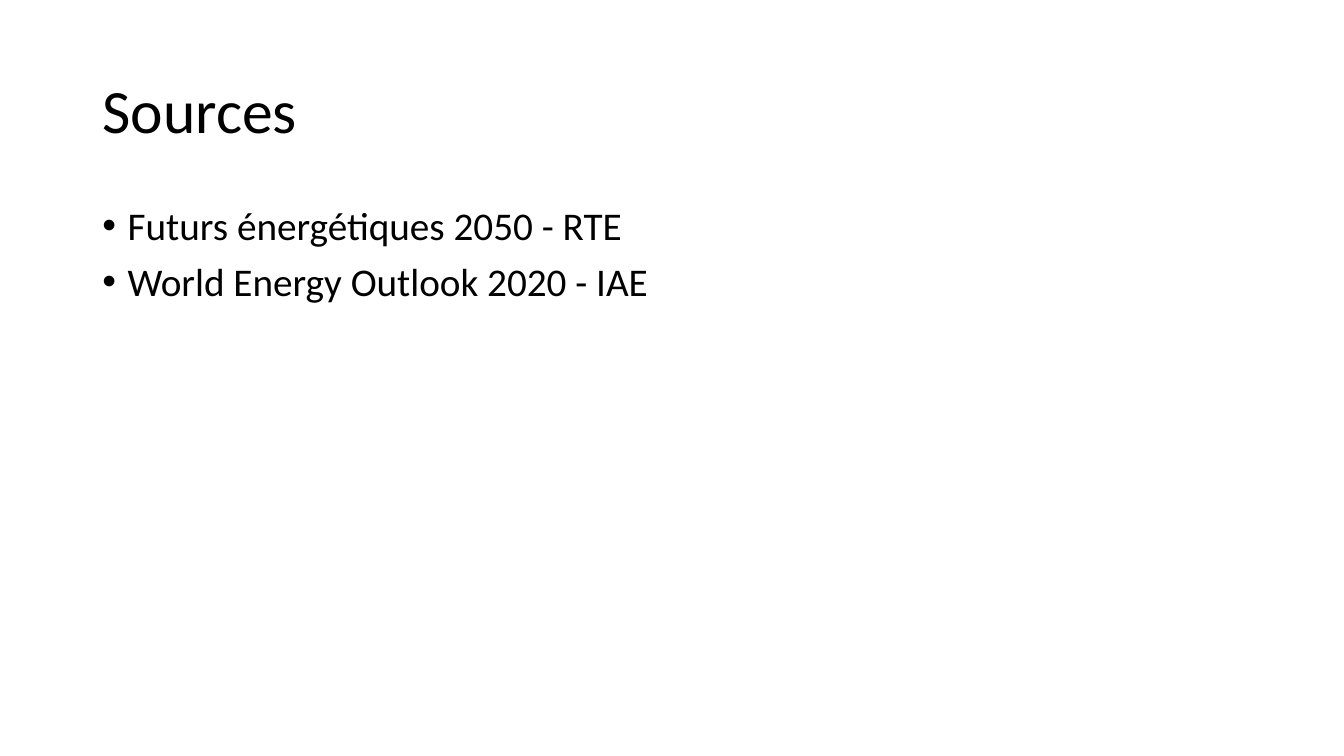
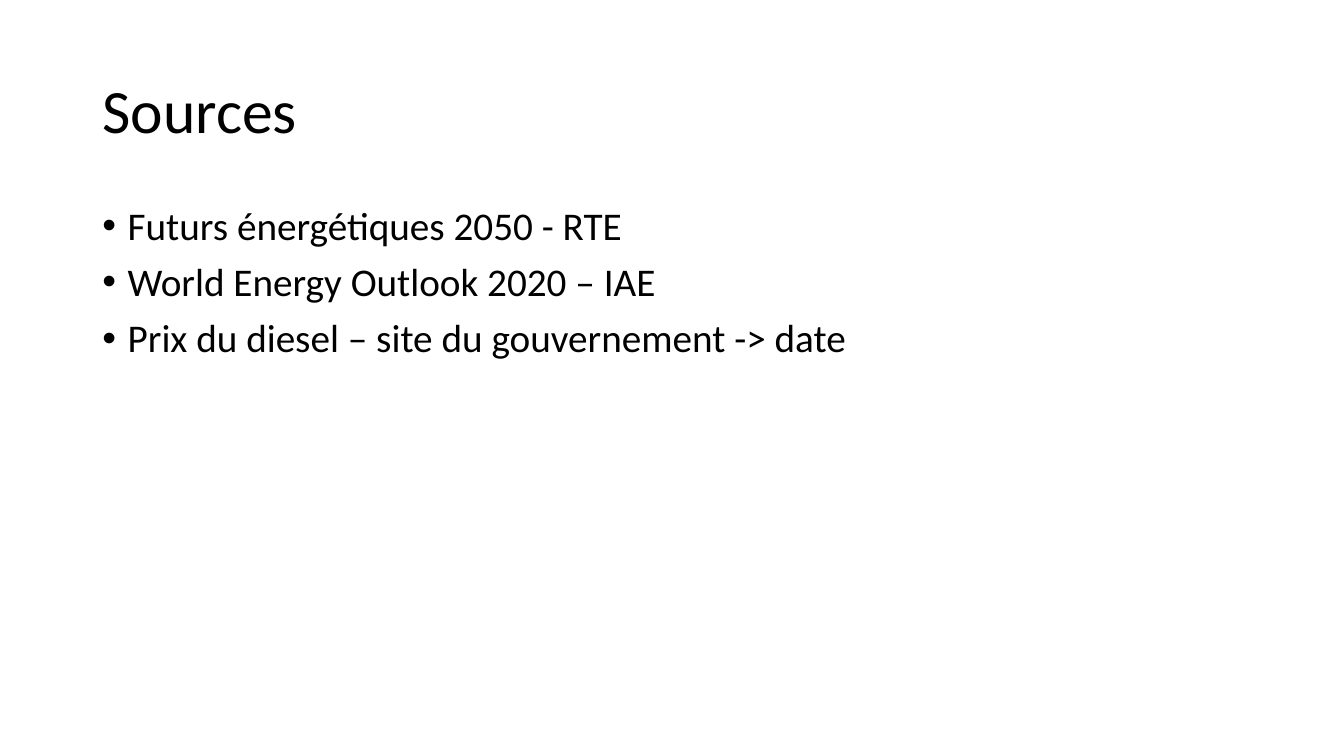
Before and after one commit to cledat/Projet-EA314, a slide deck: slide 4 of rapport.pptx. Drawn at 1344x756 pixels with LibreOffice and Linux fonts; fonts in the diff are those of the drawing. Boxes give left, top, right and bottom in pixels: in the first picture for what was removed or moved away, otherwise in the second. Text is boxed around its words. In the diff, an @@ line names an element or a change of style, - is before the commit and + after.

```diff
--- a/rapport.pptx
+++ b/rapport.pptx
@@ text at [128, 268, 846, 359]: text changed @@
-• World Energy Outlook 2020 - IAE
+• World Energy Outlook 2020 – IAE
+• Prix du diesel – site du gouvernement -> date
```
Also in this commit, not shown: 1 other file.
